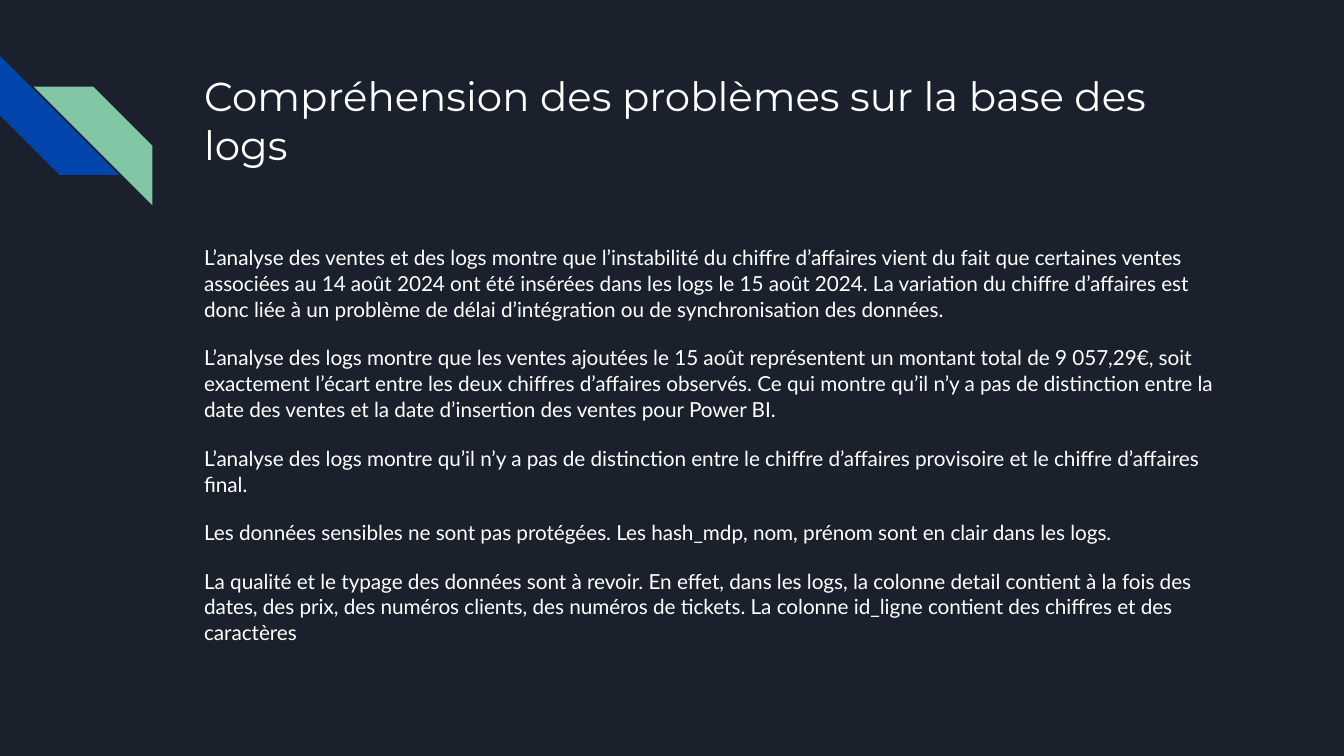
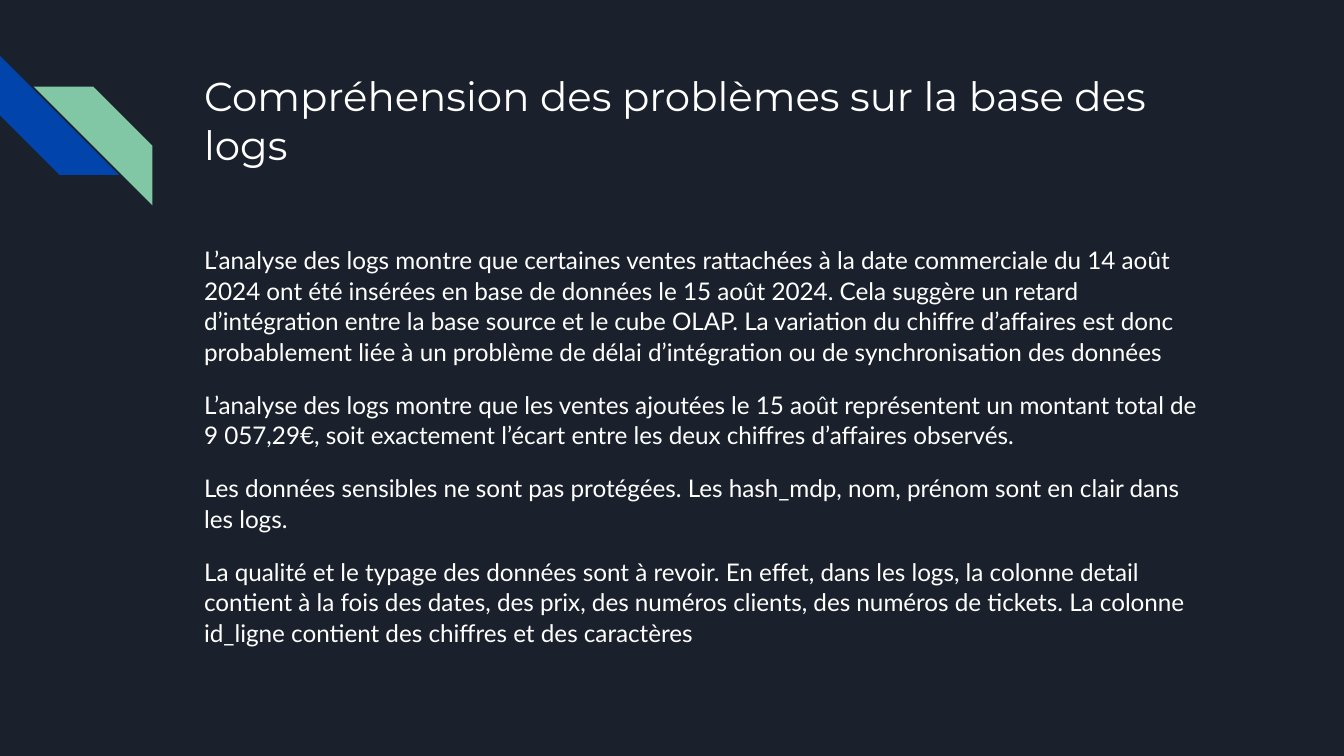
Before and after one commit to Sebules/Project_4_OpenClassrooms_Data_Engineer, a slide deck: slide 12 of presentation_sebastien_ulesie.pptx. Drawn at 1344x756 pixels with LibreOffice and Linux fonts; fonts in the diff are those of the drawing. Boxes give left, top, right and bottom in pixels: in the first picture for what was removed or moved away, otherwise in the second. Text is boxed around its words. In the diff, an @@ line names an element or a change of style, - is before the commit and + after.

Commit message:
version du 23/05/2026

```diff
--- a/presentation_sebastien_ulesie.pptx
+++ b/presentation_sebastien_ulesie.pptx
@@ text at (204,250,1196,447): text changed; size 11.1 to 13 pt @@
-L’analyse des ventes et des logs montre que l’instabilité du chiffre d’affaires vient du fait que certaines ventes associées au 14 août 2024 ont été insérées dans les logs le 15 août 2024. La variation du chiffre d’affaires est donc liée à un problème de délai d’intégration ou de synchronisation des données.
-L’analyse des logs montre que les ventes ajoutées le 15 août représentent un montant total de 9 057,29€, soit exactement l’écart entre les deux chiffres d’affaires observés. Ce qui montre qu’il n’y a pas de distinction entre la date des ventes et la date d’insertion des ventes pour Power BI.
-L’analyse des logs montre qu’il n’y a pas de distinction entre le chiffre d’affaires provisoire et le chiffre d’affaires final.
+L’analyse des logs montre que certaines ventes rattachées à la date commerciale du 14 août 2024 ont été insérées en base de données le 15 août 2024. Cela suggère un retard d’intégration entre la base source et le cube OLAP. La variation du chiffre d’affaires est donc probablement liée à un problème de délai d’intégration ou de synchronisation des données
+L’analyse des logs montre que les ventes ajoutées le 15 août représentent un montant total de 9 057,29€, soit exactement l’écart entre les deux chiffres d’affaires observés.
@@ text at (204,479,1184,647): size 11.1 to 13 pt in "Les données sensibles ne sont pas protégées. ...", "La qualité et le typage des données ..." @@
```
Also in this commit, not shown: 6 other slides changed, 4 slides removed.
